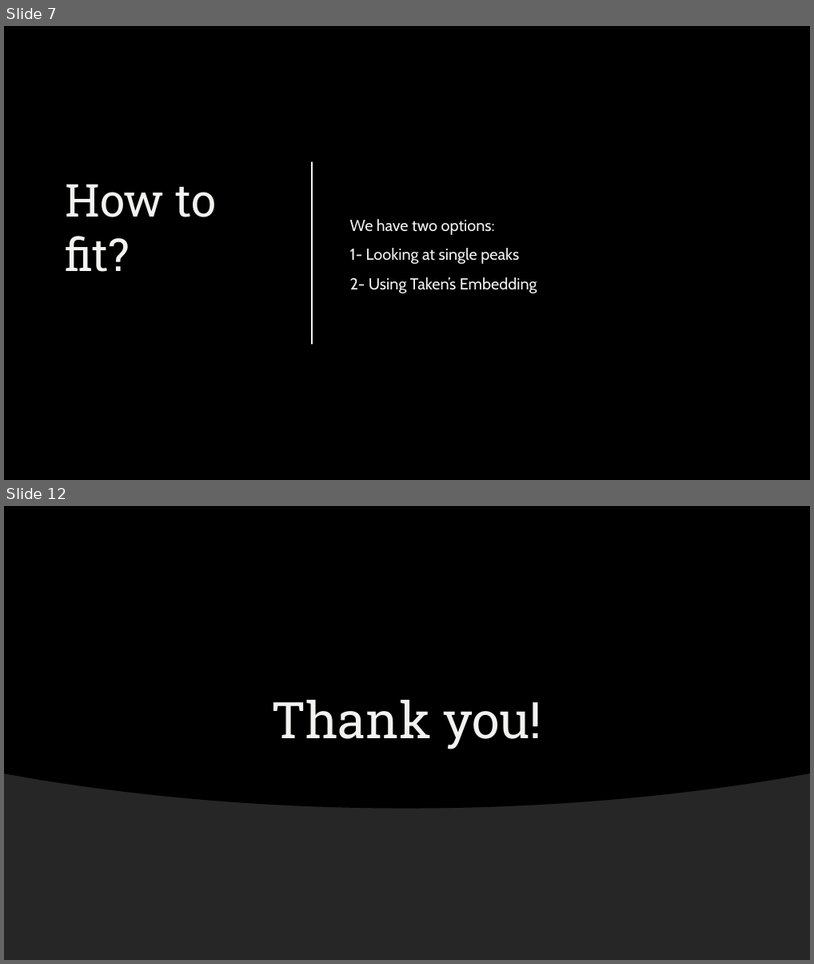
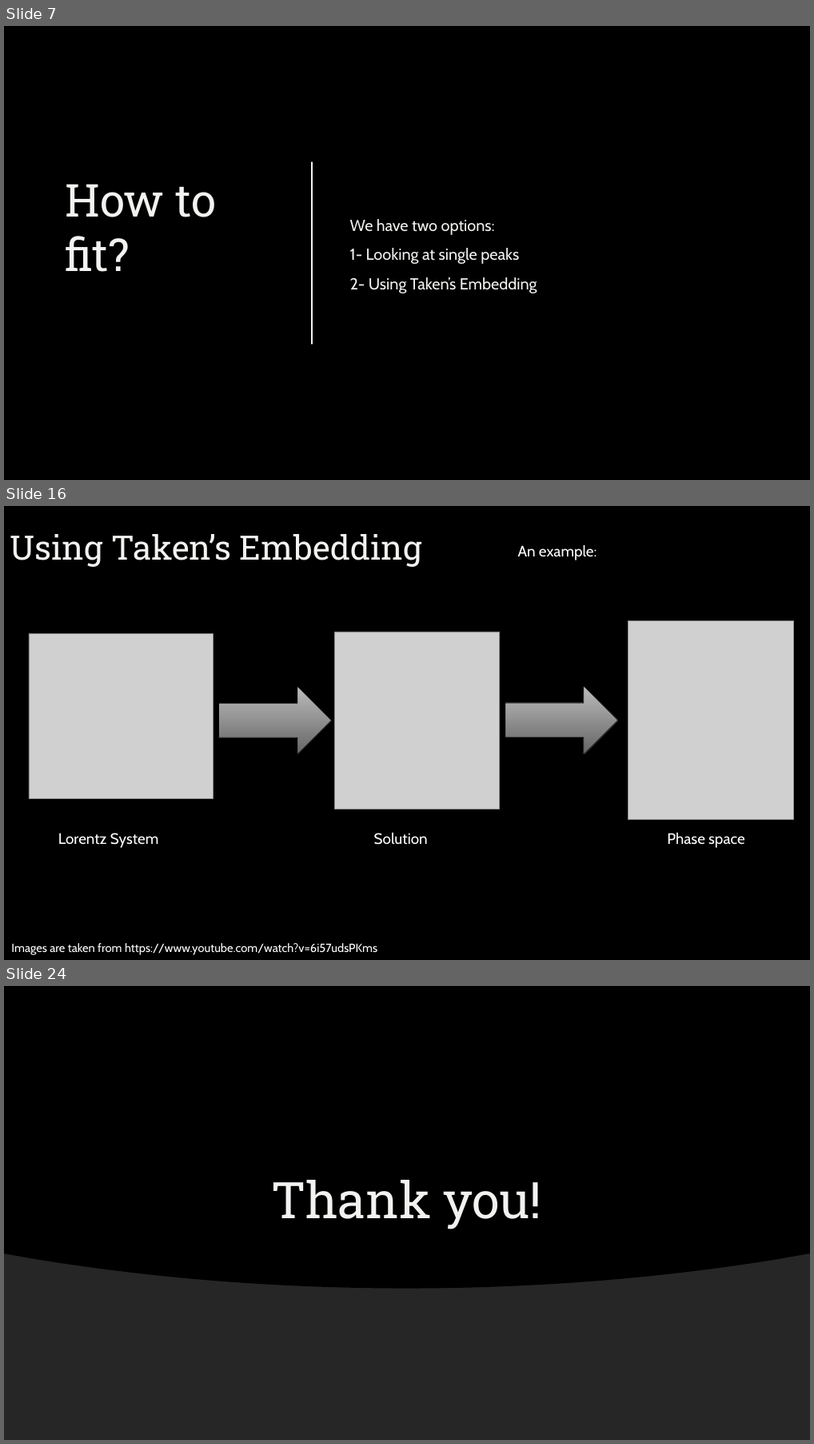
Before and after one commit to ekremdemirboga/modelling-calcium-oscillations-in-astrocytes, a slide deck: final/final.pptx. Shown one above the other, each under a label of ours: slides 7 and 12 before the commit, slides 7, 16 and 24 after it; the slides between them are not shown. The pictures are 814x964 and 814x1444 pixels, drawn with LibreOffice and Linux fonts; fonts in the diff are those of the drawing; grey boxes stand for pictures; background and template pictures are left out. Boxes give left, top, right and bottom in pixels: in the first picture for what was removed or moved away, otherwise in the second. Text is boxed around its words. In the diff, an @@ line names an element or a change of style, - is before the commit and + after.

```diff
--- a/final/final.pptx
+++ b/final/final.pptx
@@ slide 16 added at box(4, 506, 810, 960), background picture (left out) @@
@@ title added at box(10, 534, 422, 567), 40 pt, text #F2F3F0 @@
+Using Taken’s Embedding
@@ text added at box(518, 544, 598, 560), 18 pt, text #FFFFFF @@
+An example:
@@ picture added at box(629, 620, 794, 820) @@
@@ picture added at box(29, 633, 214, 798) @@
@@ picture added at box(335, 632, 500, 808) @@
@@ right arrow added at box(218, 686, 332, 755), fill gradient #BCBCBC to #656565, outline #000000 0.75 pt @@
@@ right arrow added at box(506, 686, 618, 755), fill gradient #BCBCBC to #656565, outline #000000 0.75 pt @@
@@ text added at box(58, 832, 159, 848), 18 pt, text #FFFFFF @@
+Lorentz System
@@ text added at box(374, 832, 428, 844), 18 pt, text #FFFFFF @@
+Solution
@@ text added at box(667, 832, 746, 848), 18 pt, text #FFFFFF @@
+Phase space
@@ text added at box(11, 943, 378, 955), 14 pt, text #FFFFFF @@
+Images are taken from https://www.youtube.com/watch?v=6i57udsPKms
@@ what was slide 12 is now slide 24 @@
```
Also in this commit, not shown: 2 slides changed, 16 other slides added, 5 slides removed, 3 other files.
